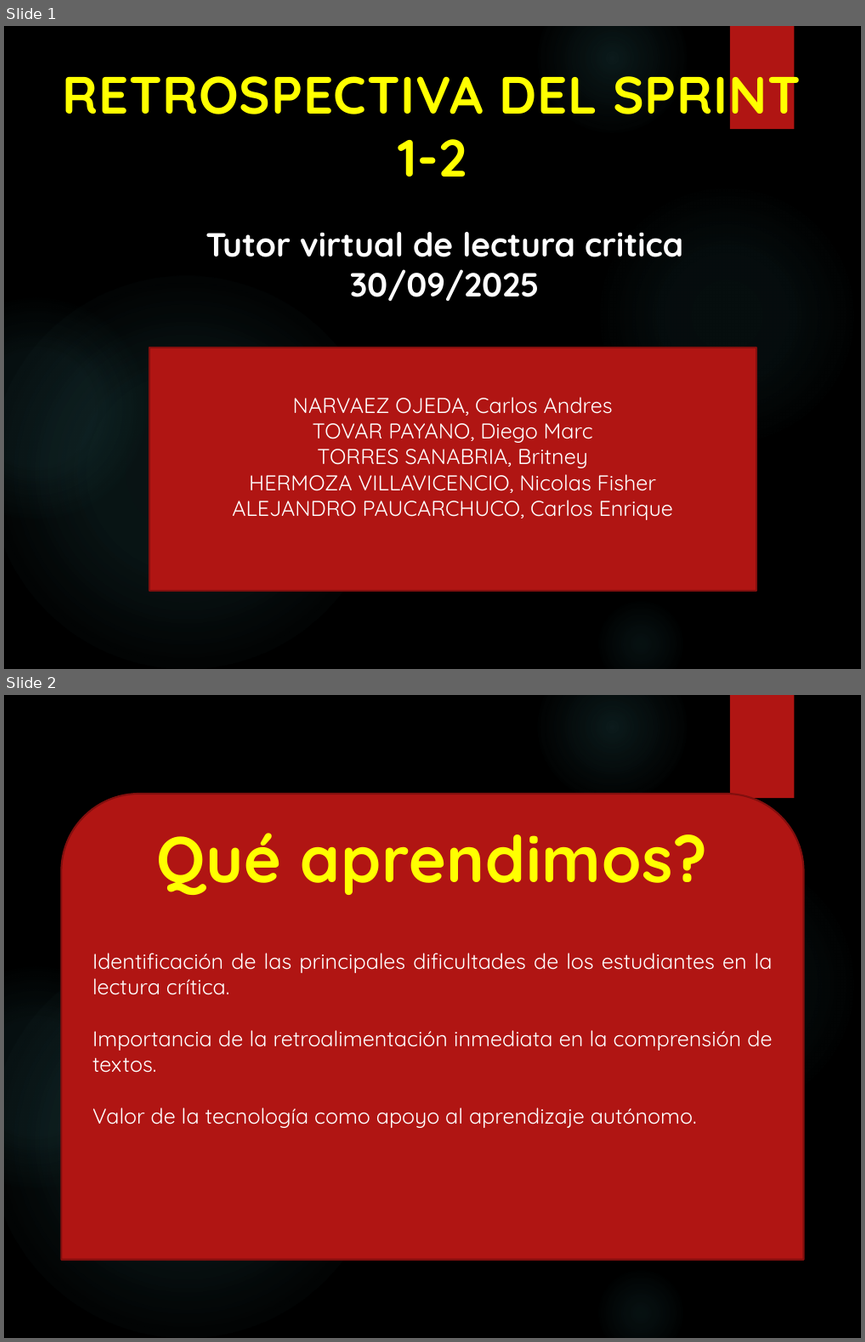
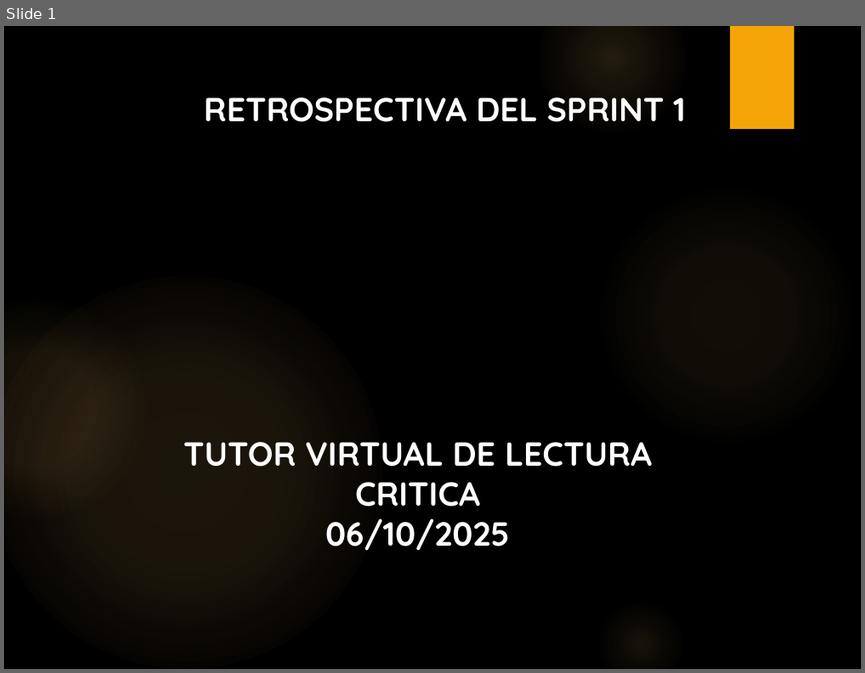
Before and after one commit to BritneyTorres/G2001, a slide deck: Semana 5/20250915_07_Retrospectiva del Sprint.pptx. Shown one above the other, each under a label of ours: slides 1 and 2 before the commit, slide 1 after it. The pictures are 865x1342 and 865x673 pixels, drawn with LibreOffice and Linux fonts; fonts in the diff are those of the drawing; background and template pictures are left out. Boxes give left, top, right and bottom in pixels: in the first picture for what was removed or moved away, otherwise in the second. Text is boxed around its words. In the diff, an @@ line names an element or a change of style, - is before the commit and + after.

```diff
--- a/Semana 5/20250915_07_Retrospectiva del Sprint.pptx
+++ b/Semana 5/20250915_07_Retrospectiva del Sprint.pptx
@@ slide 2 removed at box(4, 695, 861, 1338), background picture (left out); not listed: 6 template elements that a slide beside it also shows @@
@@ round same rect removed at box(62, 794, 803, 1259) @@
-Identificación de las principales dificultades de los estudiantes en la lectura crítica.
-Importancia de la retroalimentación inmediata en la comprensión de textos.
-Valor de la tecnología como apoyo al aprendizaje autónomo.
@@ text removed at box(157, 833, 707, 895) @@
-Qué aprendimos?
@@ slide 1 changed as well @@
@@ rectangle at box(730, 26, 794, 129): fill #B01513 to #F5A408 @@
@@ text at box(204, 97, 685, 122): text changed; size 44 to 28 pt; text colour #FFFF00 to #FFFFFF @@
-RETROSPECTIVA DEL SPRINT 1-2
+RETROSPECTIVA DEL SPRINT 1
@@ fill gradient #50B9C1 to gradient #FAC96A in 5 elements at box(595, 182, 858, 447), box(537, 26, 687, 133), box(595, 597, 687, 669), box(4, 276, 382, 669), box(4, 298, 146, 519) @@
@@ rectangle removed at box(148, 347, 756, 590) @@
-NARVAEZ OJEDA, Carlos Andres
-TOVAR PAYANO, Diego Marc
-TORRES SANABRIA, Britney
-HERMOZA VILLAVICENCIO, Nicolas Fisher
-ALEJANDRO PAUCARCHUCO, Carlos Enrique
@@ text at box(183, 442, 652, 550): text changed @@
-Tutor virtual de lectura critica
-30/09/2025
+TUTOR VIRTUAL DE LECTURA CRITICA
+06/10/2025
```
Also in this commit, not shown: 9 slides added, 3 other slides removed, 2 other files.
